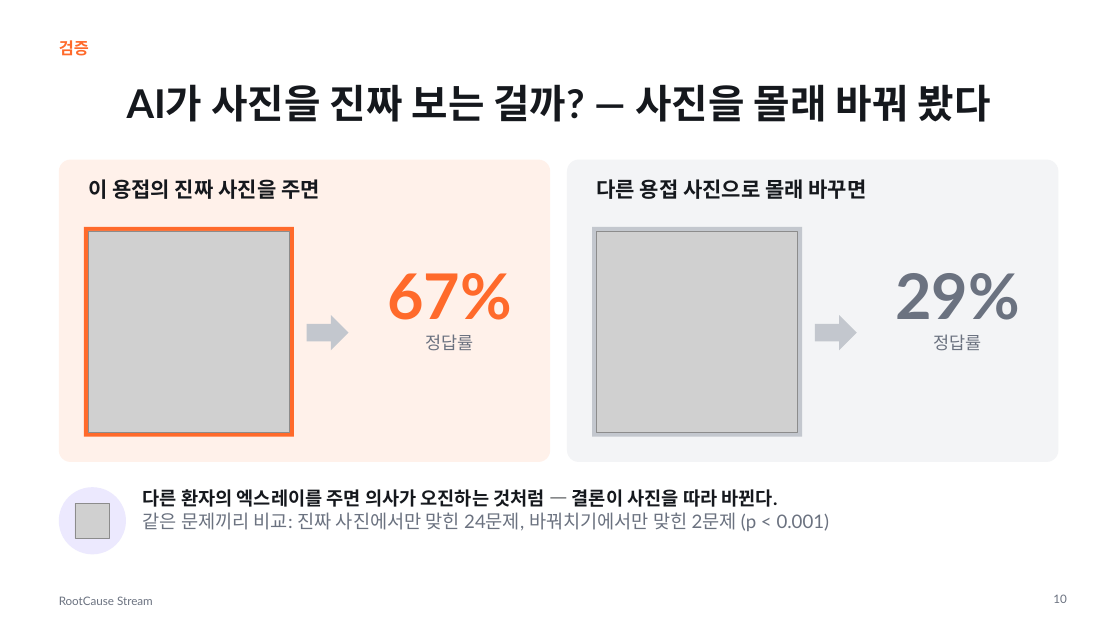
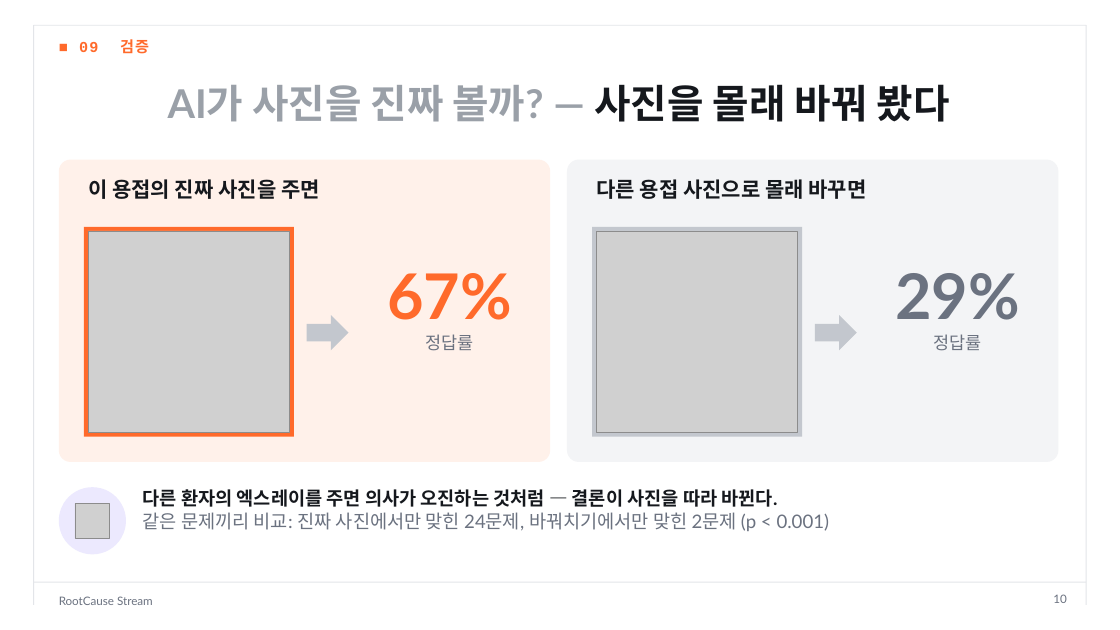
Before and after one commit to dlwogud/rootcause-stream, a slide deck: slide 10 of deck/RootCause_Stream_발표자료.pptx. Drawn at 1120x630 pixels with LibreOffice and Linux fonts; fonts in the diff are those of the drawing; grey boxes stand for pictures. Boxes give left, top, right and bottom in pixels: in the first picture for what was removed or moved away, otherwise in the second. Text is boxed around its words. In the diff, an @@ line names an element or a change of style, - is before the commit and + after.

```diff
--- a/deck/RootCause_Stream_발표자료.pptx
+++ b/deck/RootCause_Stream_발표자료.pptx
@@ line added from (34, 25) to (34, 605), #E3E5E9 0.75 pt @@
@@ line added from (34, 25) to (1086, 25), #E3E5E9 0.75 pt @@
@@ line added from (1086, 25) to (1086, 605), #E3E5E9 0.75 pt @@
@@ text at (x1=79, y1=39, x2=149, y2=54): text changed; size 14 to 13 pt; font Lato to Courier New @@
-검증
+■ 09 검증
@@ title at (x1=168, y1=84, x2=950, y2=122): text changed; text colour #15181D to #9AA0A8 @@
-AI가 사진을 진짜 보는 걸까? — 사진을 몰래 바꿔 봤다
+AI가 사진을 진짜 볼까? — 사진을 몰래 바꿔 봤다
@@ line added from (34, 582) to (1086, 582), #E3E5E9 0.75 pt @@
```
Also in this commit, not shown: 15 other slides changed, 8 other files.
